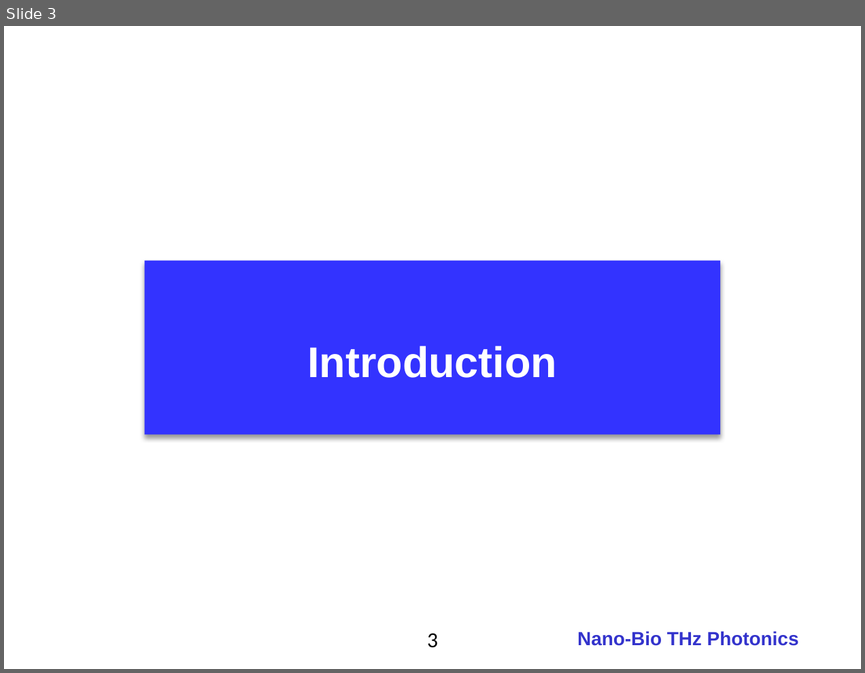
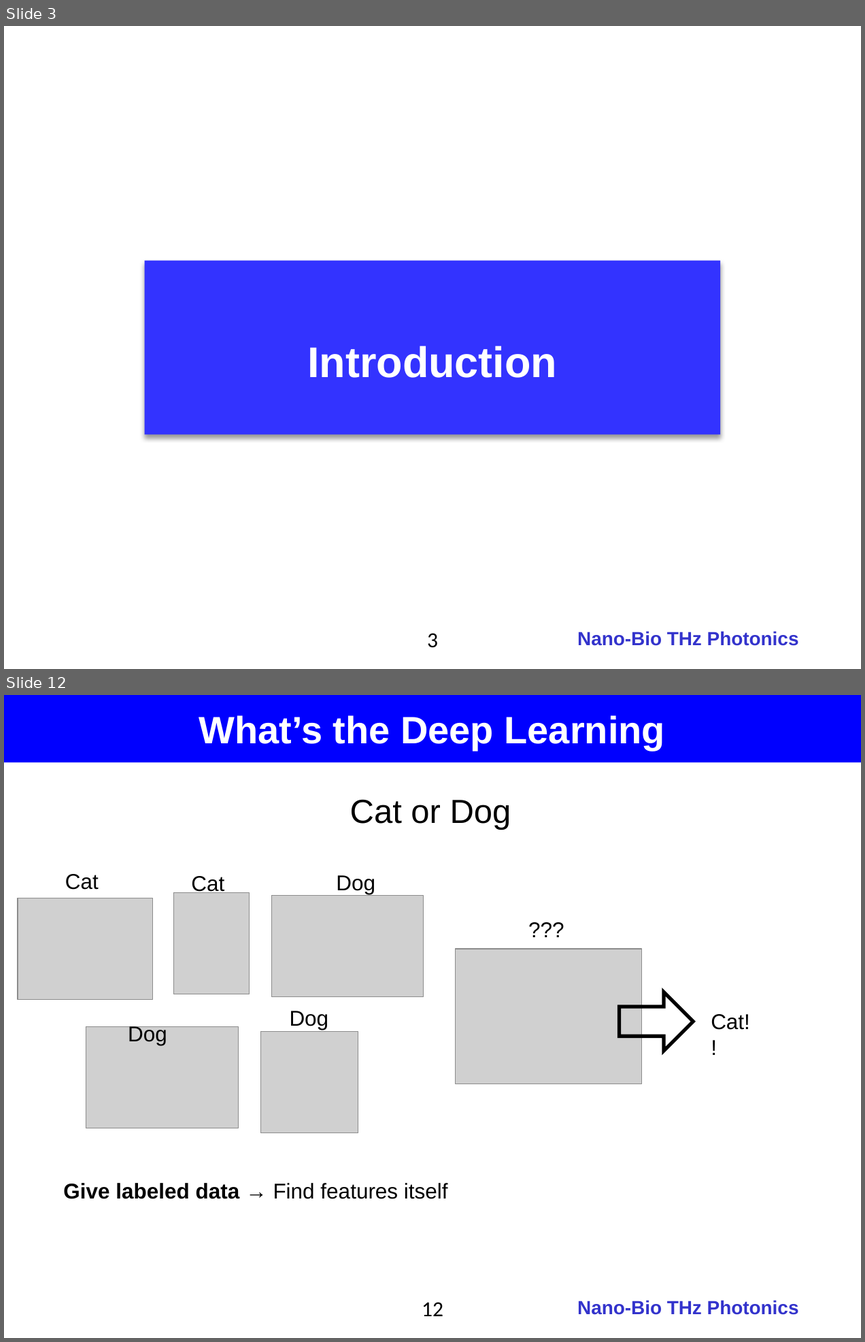
Before and after one commit to jglee96/NBTP_Lab, a slide deck: 개인/석사학위논문/Thesis_Presentation.pptx. Shown one above the other, each under a label of ours: slide 3 before the commit, slides 3 and 12 after it; the slides between them are not shown. The pictures are 865x673 and 865x1342 pixels, drawn with LibreOffice and Linux fonts; fonts in the diff are those of the drawing; grey boxes stand for pictures; background and template pictures are left out. Boxes give left, top, right and bottom in pixels: in the first picture for what was removed or moved away, otherwise in the second. Text is boxed around its words. In the diff, an @@ line names an element or a change of style, - is before the commit and + after.

```diff
--- a/개인/석사학위논문/Thesis_Presentation.pptx
+++ b/개인/석사학위논문/Thesis_Presentation.pptx
@@ slide 12 added at box(4, 695, 861, 1338), background #FFFFFF; not listed: 1 template element that a slide beside it also shows @@
@@ rectangle added at box(4, 695, 861, 763), fill #0000FF, 32 pt, text #FFFFFF, bold @@
+What’s the Deep Learning
@@ text added at box(350, 799, 511, 830), 28 pt, text #000000 @@
+Cat or Dog
@@ text added at box(65, 874, 99, 889), 18 pt, text #000000 @@
+Cat
@@ text added at box(191, 876, 224, 895), 18 pt, text #000000 @@
+Cat
@@ text added at box(336, 875, 375, 894), 18 pt, text #000000 @@
+Dog
@@ picture added at box(18, 898, 153, 999) @@
@@ picture added at box(173, 893, 249, 994) @@
@@ picture added at box(271, 896, 423, 997) @@
@@ text added at box(520, 912, 577, 946), 18 pt, text #000000 @@
+???
@@ picture added at box(456, 949, 643, 1083) @@
@@ right arrow added at box(619, 991, 693, 1051), outline #000000 3 pt @@
@@ text added at box(290, 1011, 329, 1030), 18 pt, text #000000 @@
+Dog
@@ text added at box(711, 1014, 750, 1030), 18 pt, text #000000 @@
+Cat!!
@@ picture added at box(86, 1027, 239, 1127) @@
@@ text added at box(128, 1024, 167, 1045), 18 pt, text #000000 @@
+Dog
@@ picture added at box(260, 1032, 358, 1133) @@
@@ text added at box(63, 1183, 448, 1199), 18 pt, text #000000 @@
+Give labeled data → Find features itself
@@ page number added at box(422, 1302, 443, 1316), 18 pt, text #000000 @@
+12
```
Also in this commit, not shown: 2 slides changed, 32 other slides added, 9 other files.
